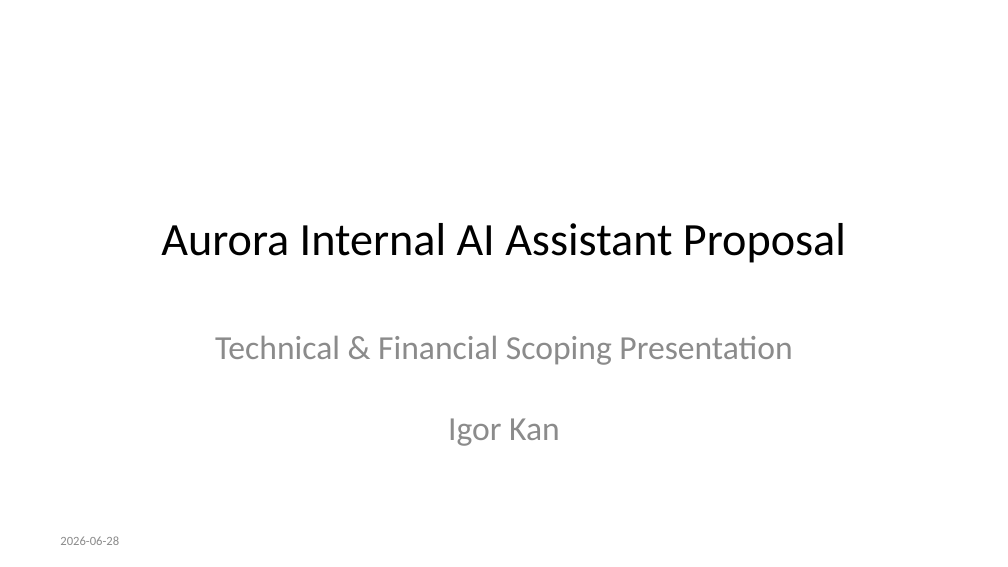
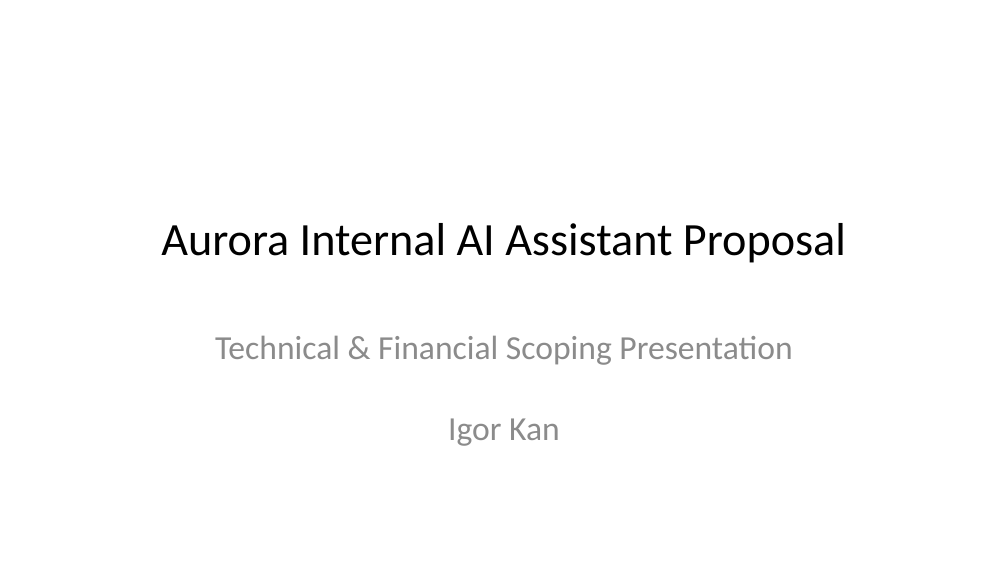
Before and after one commit to igor-kan/quarto-writing, a slide deck: slide 1 of posts/aurora_internal_ai_assistant_proposal_slides.pptx. Drawn at 1008x567 pixels with LibreOffice and Linux fonts; fonts in the diff are those of the drawing. Boxes give left, top, right and bottom in pixels: in the first picture for what was removed or moved away, otherwise in the second. Text is boxed around its words. In the diff, an @@ line names an element or a change of style, - is before the commit and + after.

```diff
--- a/posts/aurora_internal_ai_assistant_proposal_slides.pptx
+++ b/posts/aurora_internal_ai_assistant_proposal_slides.pptx
@@ text removed at [60, 536, 119, 545] @@
-2026-06-28
```
Also in this commit, not shown: 19 other slides changed, 3 other files.
